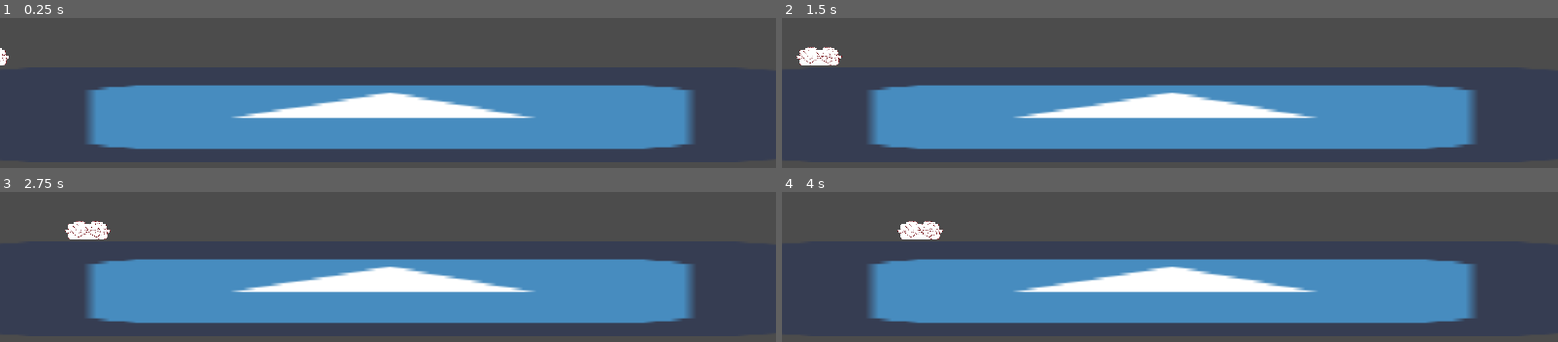
Above: before the commit, frames 1-4 (two rows, left to right).
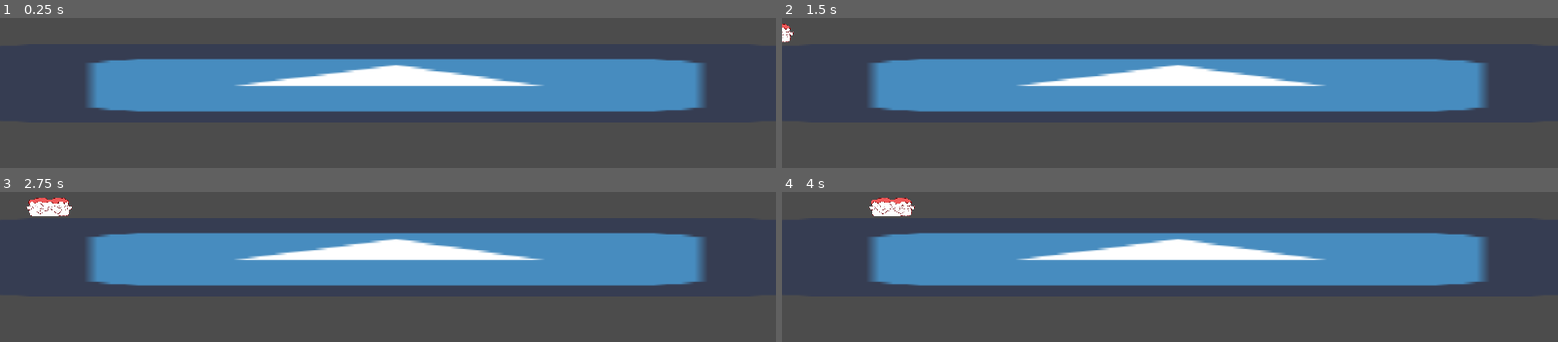
Above: after the commit, the same moments.

Repository: christophprenissl/sauce_game
Game: Godot game, scene res://Scenes/Game.tscn
The game is run twice, just before and just after one commit, with the same random seed, the same clock (stepped at 60 frames per second) and the same inputs. The engine's default icon, where the game draws it, is replaced by a stand-in: a white triangle on a blue panel in a dark square.
Inputs:
- Up to frame 1 (0.25 s): no input
- Up to frame 2 (1.5 s): hold A (sauce_a, bound only after the commit) 0.53-1.28 s; tap A (sauce_a, bound only after the commit) at 1.35 s
- Up to frame 3 (2.75 s): hold A (sauce_a, bound only after the commit) from 2.03 s (still down)
- Up to frame 4 (4 s): release A (sauce_a, bound only after the commit) at 2.78 s; tap A (sauce_a, bound only after the commit) at 2.85 s; hold A (sauce_a, bound only after the commit) from 3.53 s (still down)

The runs differ from the first frame. In frame 1, 37% of the frame differs, in the area x 0-91%, y 20-88%; in frame 2, 38%; in frame 3, 38%, in the area x 3-91%, y 3-88%; in frame 4, 38%.

Commit message:
dishes can now be spawned and move along the production line

Diff:
--- a/GameObjects/Dish.tscn
+++ b/GameObjects/Dish.tscn
@@ -29,10 +29,34 @@
 [sub_resource type="RectangleShape2D" id=2]
 extents = Vector2( 54, 24 )
 
+[sub_resource type="AtlasTexture" id=7]
+flags = 4
+atlas = ExtResource( 1 )
+region = Rect2( 0, 2362, 1191, 1181 )
+
+[sub_resource type="AtlasTexture" id=8]
+flags = 4
+atlas = ExtResource( 1 )
+region = Rect2( 1191, 2362, 1191, 1181 )
+
+[sub_resource type="AtlasTexture" id=9]
+flags = 4
+atlas = ExtResource( 1 )
+region = Rect2( 2382, 2362, 1191, 1181 )
+
+[sub_resource type="SpriteFrames" id=6]
+animations = [ {
+"frames": [ SubResource( 7 ), SubResource( 8 ), SubResource( 9 ) ],
+"loop": true,
+"name": "idle",
+"speed": 5.0
+} ]
+
 [node name="Dish" type="Area2D"]
 script = ExtResource( 2 )
+speed = 120
 
-[node name="Sprite" type="AnimatedSprite" parent="."]
+[node name="Base" type="AnimatedSprite" parent="."]
 scale = Vector2( 0.1, 0.1 )
 frames = SubResource( 1 )
 animation = "idle"
@@ -40,3 +64,11 @@
 [node name="CollisionShape2D" type="CollisionShape2D" parent="."]
 position = Vector2( 0, 25 )
 shape = SubResource( 2 )
+
+[node name="Sauce" type="AnimatedSprite" parent="."]
+unique_name_in_owner = true
+visible = false
+modulate = Color( 0.933333, 0.34902, 0.34902, 1 )
+scale = Vector2( 0.1, 0.1 )
+frames = SubResource( 6 )
+animation = "idle"
--- a/GameObjects/ProductionLine.tscn
+++ /dev/null
@@ -1,25 +0,0 @@
-[gd_scene load_steps=4 format=2]
-
-[ext_resource path="res://icon.png" type="Texture" id=1]
-
-[sub_resource type="SpriteFrames" id=1]
-animations = [ {
-"frames": [ ExtResource( 1 ) ],
-"loop": true,
-"name": "default",
-"speed": 5.0
-} ]
-
-[sub_resource type="RectangleShape2D" id=2]
-extents = Vector2( 1053.5, 120 )
-
-[node name="ProductionLine" type="Area2D"]
-
-[node name="Sprite" type="AnimatedSprite" parent="."]
-position = Vector2( -1.5, -22 )
-scale = Vector2( 32.9844, 3.65625 )
-frames = SubResource( 1 )
-
-[node name="CollisionShape2D" type="CollisionShape2D" parent="."]
-position = Vector2( -0.5, -19 )
-shape = SubResource( 2 )
--- a/Scenes/Game.tscn
+++ b/Scenes/Game.tscn
@@ -1,12 +1,20 @@
-[gd_scene load_steps=5 format=2]
+[gd_scene load_steps=6 format=2]
 
-[ext_resource path="res://GameObjects/ProductionLine.tscn" type="PackedScene" id=1]
+[ext_resource path="res://icon.png" type="Texture" id=1]
 [ext_resource path="res://Music/Bossa.mp3" type="AudioStream" id=2]
-[ext_resource path="res://GameObjects/Dish.tscn" type="PackedScene" id=3]
+[ext_resource path="res://Scripts/ProductionLine.gd" type="Script" id=3]
 
 [sub_resource type="SpriteFrames" id=1]
 animations = [ {
 "frames": [  ],
+"loop": true,
+"name": "default",
+"speed": 5.0
+} ]
+
+[sub_resource type="SpriteFrames" id=2]
+animations = [ {
+"frames": [ ExtResource( 1 ) ],
 "loop": true,
 "name": "default",
 "speed": 5.0
@@ -17,12 +25,16 @@
 [node name="Background" type="AnimatedSprite" parent="."]
 frames = SubResource( 1 )
 
-[node name="Dish" parent="." instance=ExtResource( 3 )]
-position = Vector2( -57, 607 )
-
-[node name="ProductionLine" parent="." instance=ExtResource( 1 )]
-position = Vector2( 950, 800 )
-
 [node name="MusicPlayer" type="AudioStreamPlayer2D" parent="."]
 stream = ExtResource( 2 )
 autoplay = true
+
+[node name="ProductionLine" type="AnimatedSprite" parent="."]
+position = Vector2( 963, 700 )
+scale = Vector2( 33.5625, 3.01562 )
+frames = SubResource( 2 )
+script = ExtResource( 3 )
+
+[node name="ProductionPoint" type="Node2D" parent="ProductionLine"]
+unique_name_in_owner = true
+position = Vector2( -32, -50 )
--- a/Scripts/Dish.gd
+++ b/Scripts/Dish.gd
@@ -1,5 +1,11 @@
 extends Area2D
 
+
+export var speed = 100
+
 func _process(delta):
-	position.x += 100*delta
-	print(position)
+
+	if Input.is_action_pressed("sauce_a"):
+		$Sauce.set_visible(true)
+
+	position.x += speed * delta
--- /dev/null
+++ b/Scripts/ProductionLine.gd
@@ -0,0 +1,14 @@
+extends AnimatedSprite
+
+onready var game = $".."
+onready var dish = load("res://GameObjects/Dish.tscn")
+onready var production_point = $"%ProductionPoint"
+
+func _process(delta):
+	var rand_num = randi() % 100
+
+	if rand_num == 0:
+		var production_pos = production_point.global_position
+		var dish_instance = dish.instance()
+		game.add_child(dish_instance)
+		dish_instance.global_position = production_pos
--- a/project.godot
+++ b/project.godot
@@ -25,6 +25,76 @@
 
 common/drop_mouse_on_gui_input_disabled=true
 
+[input]
+
+ui_accept={
+"deadzone": 0.5,
+"events": [  ]
+}
+ui_select={
+"deadzone": 0.5,
+"events": [  ]
+}
+ui_cancel={
+"deadzone": 0.5,
+"events": [  ]
+}
+ui_focus_next={
+"deadzone": 0.5,
+"events": [  ]
+}
+ui_focus_prev={
+"deadzone": 0.5,
+"events": [  ]
+}
+ui_left={
+"deadzone": 0.5,
+"events": [  ]
+}
+ui_right={
+"deadzone": 0.5,
+"events": [  ]
+}
+ui_up={
+"deadzone": 0.5,
+"events": [  ]
+}
+ui_down={
+"deadzone": 0.5,
+"events": [  ]
+}
+ui_page_up={
+"deadzone": 0.5,
+"events": [  ]
+}
+ui_page_down={
+"deadzone": 0.5,
+"events": [  ]
+}
+ui_home={
+"deadzone": 0.5,
+"events": [  ]
+}
+ui_end={
+"deadzone": 0.5,
+"events": [  ]
+}
+sauce_a={
+"deadzone": 0.5,
+"events": [ Object(InputEventKey,"resource_local_to_scene":false,"resource_name":"","device":0,"alt":false,"shift":false,"control":false,"meta":false,"command":false,"pressed":false,"scancode":0,"physical_scancode":65,"unicode":0,"echo":false,"script":null)
+ ]
+}
+sauce_s={
+"deadzone": 0.5,
+"events": [ Object(InputEventKey,"resource_local_to_scene":false,"resource_name":"","device":0,"alt":false,"shift":false,"control":false,"meta":false,"command":false,"pressed":false,"scancode":0,"physical_scancode":83,"unicode":0,"echo":false,"script":null)
+ ]
+}
+sauce_d={
+"deadzone": 0.5,
+"events": [ Object(InputEventKey,"resource_local_to_scene":false,"resource_name":"","device":0,"alt":false,"shift":false,"control":false,"meta":false,"command":false,"pressed":false,"scancode":0,"physical_scancode":68,"unicode":0,"echo":false,"script":null)
+ ]
+}
+
 [physics]
 
 common/enable_pause_aware_picking=true
Not shown: 1 places in GameObjects/Dish.tscn that only renumber resources
